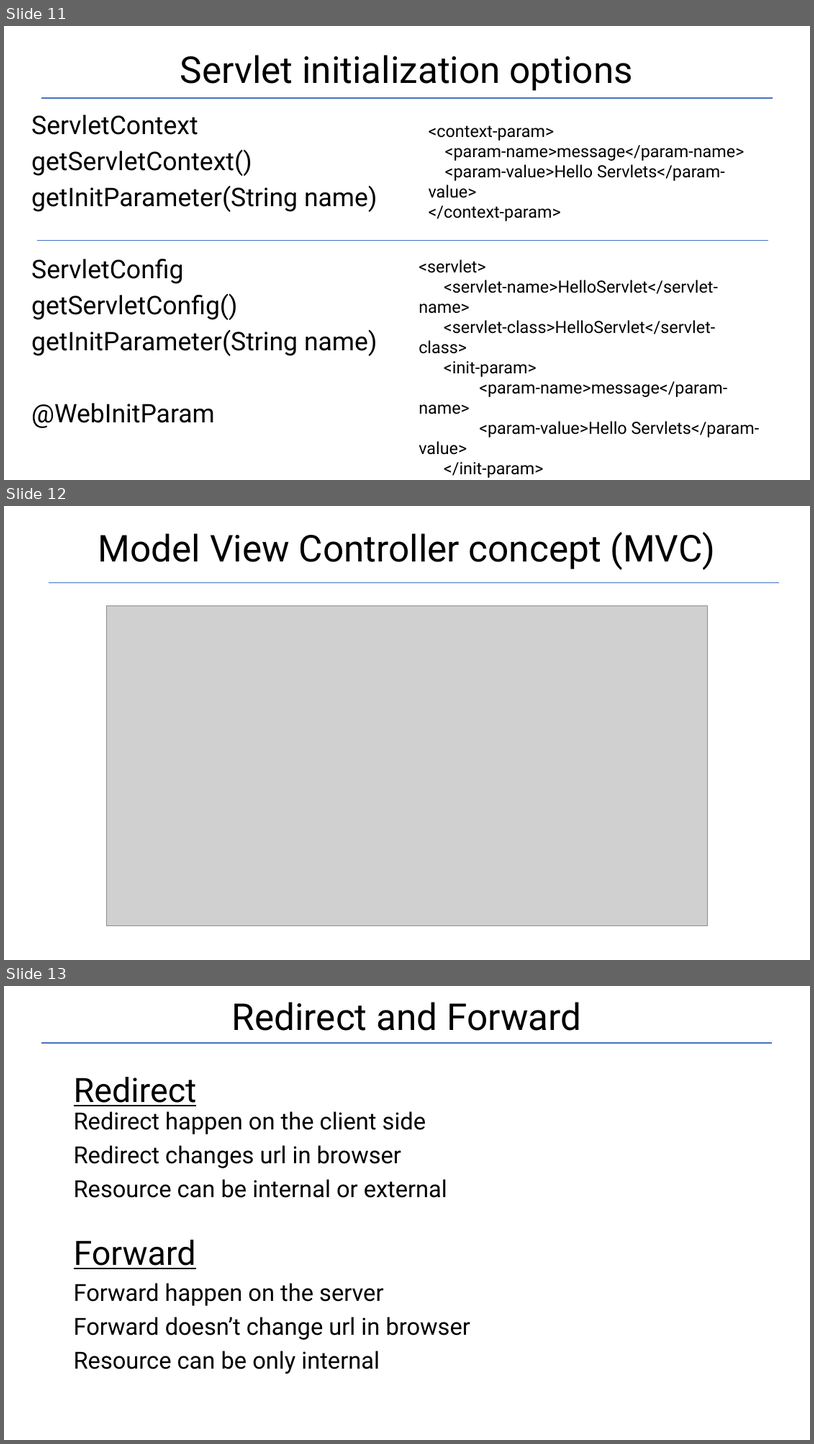
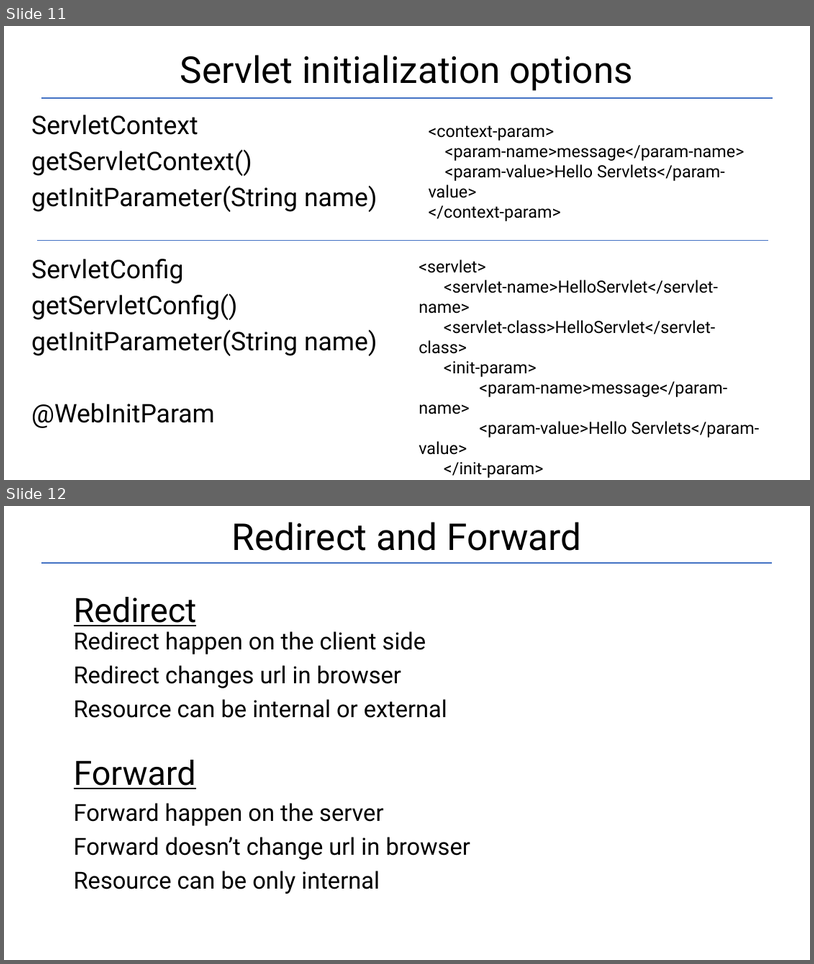
Before and after one commit to Garnik94/Levelup_presentations, a slide deck: Servlet/Servlet_Presentation.pptx. Shown one above the other, each under a label of ours: slides 11, 12 and 13 before the commit, slides 11 and 12 after it. The pictures are 814x1444 and 814x964 pixels, drawn with LibreOffice and Linux fonts; fonts in the diff are those of the drawing; grey boxes stand for pictures. Boxes give left, top, right and bottom in pixels: in the first picture for what was removed or moved away, otherwise in the second. Text is boxed around its words. In the diff, an @@ line names an element or a change of style, - is before the commit and + after.

```diff
--- a/Servlet/Servlet_Presentation.pptx
+++ b/Servlet/Servlet_Presentation.pptx
@@ slide 12 removed at [4,506,810,960], background #FFFFFF @@
@@ title removed at [98,532,715,570] @@
-Model View Controller concept (MVC)
@@ line removed from (49, 583) to (780, 583) @@
@@ picture removed at [106,606,707,925] @@
@@ what was slide 13 is now slide 12 @@
```
Also in this commit, not shown: 1 slide changed, 4 other files.
